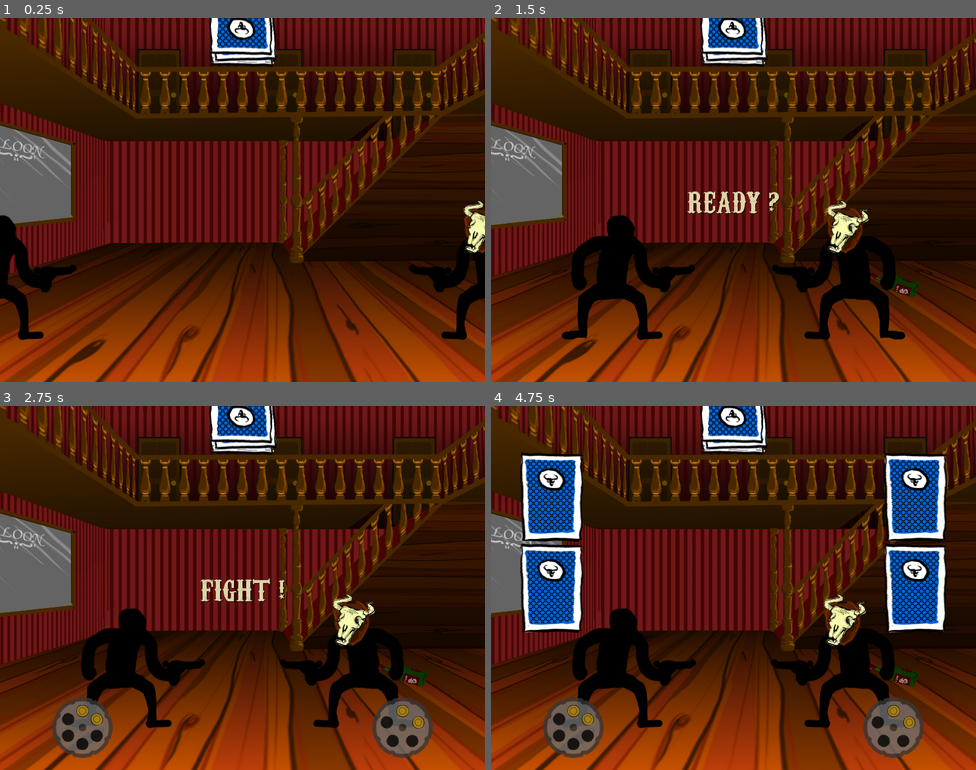
Above: before the commit, frames 1-4 (two rows, left to right).
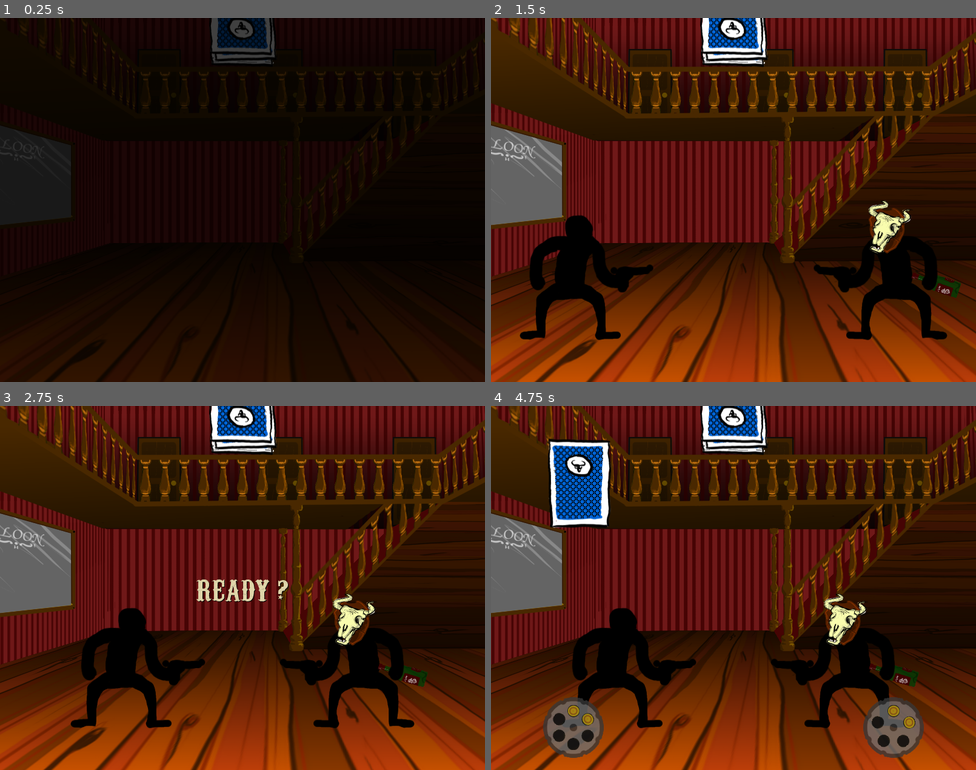
Above: after the commit, the same moments.

Repository: Eptwalabha/ld44
Game: Godot game, scene res://scenes/duel/Duel.tscn
Same seed, same stepped clock (60 frames per second), same inputs: the game is played once before the commit and once after it.
Inputs (mouse positions are in pixels of both pictures, inside the frame that each line leads up to):
- Up to frame 1 (0.25 s): no input
- Up to frame 2 (1.5 s): tap Enter (ui_accept) at 0.5, 0.77 s; move the mouse to (840, 181) at 0.52 s; click (840, 181) at 0.67 s; move the mouse to (636, 218) at 1.27 s; click (636, 218) at 1.42 s
- Up to frame 3 (2.75 s): tap Enter (ui_accept) at 1.52 s; move the mouse to (291, 507) at 2.02 s; click (291, 507) at 2.17 s
- Up to frame 4 (4.75 s): move the mouse to (709, 660) at 2.77 s; click (709, 660) at 2.92 s; tap Enter (ui_accept) at 3.02, 3.77, 4.52 s; move the mouse to (879, 642) at 3.52 s; click (879, 642) at 3.67 s; move the mouse to (549, 497) at 4.27 s; click (549, 497) at 4.42 s

The runs differ from the first frame. In frame 1, 92% of the frame differs, in the area x 0-100%, y 0-100%; in frame 2, 10%; in frame 3, 4.2%; in frame 4, 14%.

Commit message:
add game over

Diff:
--- /dev/null
+++ b/ScreenTransition.gd
@@ -0,0 +1,22 @@
+extends ColorRect
+class_name ScreenTransition
+
+signal faded_in
+signal faded_out
+
+onready var animation_player : AnimationPlayer = $AnimationPlayer as AnimationPlayer
+
+func fade_in() -> void:
+	show()
+	animation_player.play("fade_in")
+
+func fade_out() -> void:
+	show()
+	animation_player.play("fade_out")
+
+
+func _on_AnimationPlayer_animation_finished(anim_name: String) -> void:
+	if anim_name == "fade_in":
+		emit_signal("faded_in")
+	else:
+		emit_signal("faded_out")
--- /dev/null
+++ b/ScreenTransition.tscn
@@ -0,0 +1,70 @@
+[gd_scene load_steps=4 format=2]
+
+[ext_resource path="res://ScreenTransition.gd" type="Script" id=1]
+
+[sub_resource type="Animation" id=1]
+resource_name = "fade_in"
+tracks/0/type = "value"
+tracks/0/path = NodePath(".:color")
+tracks/0/interp = 1
+tracks/0/loop_wrap = true
+tracks/0/imported = false
+tracks/0/enabled = true
+tracks/0/keys = {
+"times": PoolRealArray( 0, 1 ),
+"transitions": PoolRealArray( 1, 1 ),
+"update": 0,
+"values": [ Color( 0, 0, 0, 1 ), Color( 0, 0, 0, 0 ) ]
+}
+tracks/1/type = "value"
+tracks/1/path = NodePath(".:visible")
+tracks/1/interp = 1
+tracks/1/loop_wrap = true
+tracks/1/imported = false
+tracks/1/enabled = true
+tracks/1/keys = {
+"times": PoolRealArray( 0, 1 ),
+"transitions": PoolRealArray( 1, 1 ),
+"update": 1,
+"values": [ true, false ]
+}
+
+[sub_resource type="Animation" id=2]
+resource_name = "fade_out"
+tracks/0/type = "value"
+tracks/0/path = NodePath(".:visible")
+tracks/0/interp = 1
+tracks/0/loop_wrap = true
+tracks/0/imported = false
+tracks/0/enabled = true
+tracks/0/keys = {
+"times": PoolRealArray( 0 ),
+"transitions": PoolRealArray( 1 ),
+"update": 1,
+"values": [ true ]
+}
+tracks/1/type = "value"
+tracks/1/path = NodePath(".:color")
+tracks/1/interp = 1
+tracks/1/loop_wrap = true
+tracks/1/imported = false
+tracks/1/enabled = true
+tracks/1/keys = {
+"times": PoolRealArray( 0, 1 ),
+"transitions": PoolRealArray( 1, 1 ),
+"update": 0,
+"values": [ Color( 0, 0, 0, 0 ), Color( 0, 0, 0, 1 ) ]
+}
+
+[node name="ScreenTransition" type="ColorRect"]
+visible = false
+anchor_right = 1.0
+anchor_bottom = 1.0
+color = Color( 0, 0, 0, 1 )
+script = ExtResource( 1 )
+
+[node name="AnimationPlayer" type="AnimationPlayer" parent="."]
+anims/fade_in = SubResource( 1 )
+anims/fade_out = SubResource( 2 )
+
+[connection signal="animation_finished" from="AnimationPlayer" to="." method="_on_AnimationPlayer_animation_finished"]
--- a/project.godot
+++ b/project.godot
@@ -49,6 +49,11 @@
 "language": "GDScript",
 "path": "res://scenes/shoot/GunReticle.gd"
 }, {
+"base": "ColorRect",
+"class": "ScreenTransition",
+"language": "GDScript",
+"path": "res://ScreenTransition.gd"
+}, {
 "base": "Control",
 "class": "ShooterUI",
 "language": "GDScript",
@@ -78,6 +83,7 @@
 "Duelist": "",
 "GunCylinder": "",
 "GunReticle": "",
+"ScreenTransition": "",
 "ShooterUI": "",
 "ShootingTarget": "",
 "duel": "",
--- /dev/null
+++ b/scenes/GameOver.gd
@@ -0,0 +1,48 @@
+extends Node
+
+onready var screen_transition: ScreenTransition = $ScreenTransition as ScreenTransition
+onready var label: Label = $Control/VBoxContainer/MarginContainer2/Label as Label
+onready var sprite: Sprite = $Node2D/Sprite as Sprite
+
+var screens : Array = [
+	{
+		"texture" : "res://assets/img/npc-player.png",
+		"text" : "Say Sheriff... can I have his boots?"
+	},
+	{
+		"texture" : "res://assets/img/npc-player.png",
+		"text" : "Better luck next time... wait...\nNo! Ha Ha Ha!"
+	},
+	{
+		"texture" : "res://assets/img/bartender.png",
+		"text" : "Oh well... one more unpaid slate!"
+	},
+	{
+		"texture" : "res://assets/img/bartender.png",
+		"text" : "Hey! Stop bleeding on my piano!"
+	},
+	{
+		"texture" : "res://assets/img/sheriff.png",
+		"text" : "I guess now you know how we deal with you scums!"
+	},
+	{
+		"texture" : "res://assets/img/sheriff.png",
+		"text" : "Did you realy think I was gonna let you riot my town?"
+	}
+]
+
+func _ready() -> void:
+	random_game_over()
+	screen_transition.fade_in()
+
+func _on_ColorRect_faded_out() -> void:
+	print("load main menu")
+
+func random_game_over(i = -1) -> void:
+	randomize()
+	if i == -1:
+		i = randi() % screens.size()
+	var elem = screens[i]
+	print(elem.texture)
+	sprite.texture = load(elem.texture) as Texture
+	label.text = elem.text
--- /dev/null
+++ b/scenes/GameOver.tscn
@@ -0,0 +1,75 @@
+[gd_scene load_steps=5 format=2]
+
+[ext_resource path="res://scenes/GameOver.gd" type="Script" id=1]
+[ext_resource path="res://assets/img/npc-player.png" type="Texture" id=2]
+[ext_resource path="res://assets/font/title_font.tres" type="DynamicFont" id=3]
+[ext_resource path="res://ScreenTransition.tscn" type="PackedScene" id=4]
+
+[node name="GameOver" type="Node"]
+script = ExtResource( 1 )
+
+[node name="ColorRect2" type="ColorRect" parent="."]
+anchor_right = 1.0
+anchor_bottom = 1.0
+color = Color( 0, 0, 0, 1 )
+
+[node name="Node2D" type="Node2D" parent="."]
+
+[node name="Sprite" type="Sprite" parent="Node2D"]
+position = Vector2( 400, 275 )
+texture = ExtResource( 2 )
+
+[node name="Control" type="Control" parent="."]
+anchor_right = 1.0
+anchor_bottom = 1.0
+
+[node name="VBoxContainer" type="VBoxContainer" parent="Control"]
+anchor_right = 1.0
+anchor_bottom = 1.0
+
+[node name="MarginContainer" type="MarginContainer" parent="Control/VBoxContainer"]
+margin_right = 800.0
+margin_bottom = 76.0
+custom_constants/margin_top = 20
+custom_constants/margin_bottom = 20
+
+[node name="Label" type="Label" parent="Control/VBoxContainer/MarginContainer"]
+margin_top = 20.0
+margin_right = 800.0
+margin_bottom = 56.0
+custom_fonts/font = ExtResource( 3 )
+text = "GAME OVER"
+align = 1
+
+[node name="MarginContainer3" type="MarginContainer" parent="Control/VBoxContainer"]
+margin_top = 80.0
+margin_right = 800.0
+margin_bottom = 510.0
+size_flags_horizontal = 3
+size_flags_vertical = 3
+custom_constants/margin_top = 20
+custom_constants/margin_bottom = 20
+
+[node name="MarginContainer2" type="MarginContainer" parent="Control/VBoxContainer"]
+margin_top = 514.0
+margin_right = 800.0
+margin_bottom = 600.0
+custom_constants/margin_top = 20
+custom_constants/margin_bottom = 30
+
+[node name="Label" type="Label" parent="Control/VBoxContainer/MarginContainer2"]
+margin_top = 20.0
+margin_right = 800.0
+margin_bottom = 56.0
+custom_fonts/font = ExtResource( 3 )
+text = "Say sheriff, can I have his boots ?"
+align = 1
+
+[node name="Timer" type="Timer" parent="."]
+
+[node name="Tween" type="Tween" parent="."]
+
+[node name="ScreenTransition" parent="." instance=ExtResource( 4 )]
+visible = false
+
+[connection signal="faded_out" from="ScreenTransition" to="." method="_on_ColorRect_faded_out"]
--- a/scenes/duel/Card.gd
+++ b/scenes/duel/Card.gd
@@ -44,10 +44,10 @@
 
 func shuffle() -> void:
 	var all = [
-		CardType.SHOOT, CardType.SHOOT, CardType.SHOOT, CardType.SHOOT,
-		CardType.EVADE,
-		CardType.RELOAD, CardType.RELOAD,
-		CardType.HEAL
+		CardType.SHOOT, CardType.SHOOT, CardType.SHOOT,
+		CardType.EVADE, CardType.EVADE,
+		CardType.RELOAD, CardType.RELOAD, CardType.RELOAD,
+		CardType.HEAL, CardType.HEAL
 	]
 	set_type(all[randi() % all.size()])
 
--- a/scenes/duel/Card.tscn
+++ b/scenes/duel/Card.tscn
@@ -59,8 +59,7 @@
 "values": [ Vector2( 1, 1 ), Vector2( 1e-05, 1 ), Vector2( 1, 1 ) ]
 }
 
-[sub_resource type="Animation" id=2]
-resource_name = "show_card"
+[sub_resource type="Animation" id=3]
 length = 0.4
 tracks/0/type = "value"
 tracks/0/path = NodePath("CardBackground:region_rect")
@@ -130,8 +129,8 @@
 shape = SubResource( 1 )
 
 [node name="AnimationPlayer" type="AnimationPlayer" parent="."]
-anims/hide_card = SubResource( 3 )
-anims/show_card = SubResource( 2 )
+anims/hide_card = SubResource( 2 )
+anims/show_card = SubResource( 3 )
 
 [node name="Tween" type="Tween" parent="."]
 
--- a/scenes/duel/Duel.gd
+++ b/scenes/duel/Duel.gd
@@ -7,6 +7,7 @@
 onready var ui: Control = $Control as Control
 onready var label: Label = $Control/CenterContainer/Label as Label
 onready var timer: Timer = $Timer as Timer
+onready var screen_transition := $ScreenTransition as ScreenTransition
 
 var opponent: Duelist
 var tutorial: Dialog
@@ -18,6 +19,9 @@
 export(PackedScene) var TutorialScene = null
 
 func _ready() -> void:
+	screen_transition.fade_in()
+
+func _prepare_game() -> void:
 	spawn_opponent()
 	reset_game()
 	_connect_signal()
@@ -101,10 +105,12 @@
 	next_stage()
 
 func next_stage() -> void:
+	screen_transition.fade_out()
+	yield(screen_transition, "faded_out")
 	if player_victory:
-		print("load next stage")
+		get_tree().change_scene("res://scenes/GameOver.tscn")
 	else:
-		print("load game over")
+		get_tree().change_scene("res://scenes/GameOver.tscn")
 
 func _connect_signal() -> void:
 	player.connect("end_card_animation", self, "_on_duelist_end_card_animation")
@@ -140,3 +146,6 @@
 	duelist_end_animation += 1
 	if playing and duelist_end_animation == 2:
 		card_game.distribute_river()
+
+func _on_ScreenTransition_faded_in() -> void:
+	_prepare_game()
--- a/scenes/duel/Duel.tscn
+++ b/scenes/duel/Duel.tscn
@@ -6,6 +6,7 @@
 [ext_resource path="res://scenes/duel/duelists/DuelistHero.tscn" type="PackedScene" id=4]
 [ext_resource path="res://scenes/duel/CardBoard.tscn" type="PackedScene" id=5]
 [ext_resource path="res://assets/font/big_font.tres" type="DynamicFont" id=6]
+[ext_resource path="res://ScreenTransition.tscn" type="PackedScene" id=7]
 
 [node name="Duel" type="Node"]
 script = ExtResource( 1 )
@@ -54,3 +55,7 @@
 
 [node name="Timer" type="Timer" parent="."]
 wait_time = 1.5
+
+[node name="ScreenTransition" parent="." instance=ExtResource( 7 )]
+
+[connection signal="faded_in" from="ScreenTransition" to="." method="_on_ScreenTransition_faded_in"]
--- a/scenes/duel/Duelist.tscn
+++ b/scenes/duel/Duelist.tscn
@@ -5,11 +5,10 @@
 [ext_resource path="res://assets/img/test-body.png" type="Texture" id=3]
 [ext_resource path="res://scenes/duel/GunCylinder.tscn" type="PackedScene" id=4]
 
-[sub_resource type="Animation" id=2]
+[sub_resource type="Animation" id=1]
 resource_name = "action_crouch"
 
-[sub_resource type="Animation" id=1]
-resource_name = "action_heal"
+[sub_resource type="Animation" id=2]
 
 [sub_resource type="Animation" id=3]
 resource_name = "action_jump"
@@ -20,24 +19,22 @@
 [sub_resource type="Animation" id=5]
 resource_name = "action_shoot"
 
-[sub_resource type="Animation" id=10]
+[sub_resource type="Animation" id=6]
 resource_name = "action_shoot_empty"
 
-[sub_resource type="Animation" id=9]
+[sub_resource type="Animation" id=7]
 resource_name = "action_swing"
 
-[sub_resource type="Animation" id=11]
+[sub_resource type="Animation" id=8]
 resource_name = "cheer"
 
-[sub_resource type="Animation" id=6]
-resource_name = "die"
+[sub_resource type="Animation" id=9]
 loop = true
 
-[sub_resource type="Animation" id=8]
-resource_name = "hurt"
+[sub_resource type="Animation" id=10]
 loop = true
 
-[sub_resource type="Animation" id=7]
+[sub_resource type="Animation" id=11]
 loop = true
 tracks/0/type = "value"
 tracks/0/path = NodePath("Position2D/Legs/Body:position")
@@ -133,17 +130,17 @@
 
 [node name="AnimationPlayer" type="AnimationPlayer" parent="."]
 autoplay = "cheer"
-anims/action_crouch = SubResource( 2 )
-anims/action_heal = SubResource( 1 )
+anims/action_crouch = SubResource( 1 )
+anims/action_heal = SubResource( 2 )
 anims/action_jump = SubResource( 3 )
 anims/action_reload = SubResource( 4 )
 anims/action_shoot = SubResource( 5 )
-anims/action_shoot_empty = SubResource( 10 )
-anims/action_swing = SubResource( 9 )
-anims/cheer = SubResource( 11 )
-anims/die = SubResource( 6 )
-anims/hurt = SubResource( 8 )
-anims/idle = SubResource( 7 )
+anims/action_shoot_empty = SubResource( 6 )
+anims/action_swing = SubResource( 7 )
+anims/cheer = SubResource( 8 )
+anims/die = SubResource( 9 )
+anims/hurt = SubResource( 10 )
+anims/idle = SubResource( 11 )
 
 [node name="Tween" type="Tween" parent="."]
 
--- a/scenes/duel/dialogs/TutorialDuel.tscn
+++ b/scenes/duel/dialogs/TutorialDuel.tscn
@@ -2,7 +2,7 @@
 
 [ext_resource path="res://scenes/dialog/Dialog.tscn" type="PackedScene" id=1]
 [ext_resource path="res://scenes/dialog/DialogLine.tscn" type="PackedScene" id=2]
-[ext_resource path="res://assets/img/sherif.png" type="Texture" id=3]
+[ext_resource path="res://assets/img/sheriff.png" type="Texture" id=3]
 [ext_resource path="res://assets/img/bartender.png" type="Texture" id=4]
 
 [node name="TutorialDuel" instance=ExtResource( 1 )]
--- a/scenes/duel/duelists/DuelistSherrif1.tscn
+++ b/scenes/duel/duelists/DuelistSherrif1.tscn
@@ -4,7 +4,7 @@
 [ext_resource path="res://assets/img/skull.png" type="Texture" id=2]
 [ext_resource path="res://assets/img/bottle-wine.png" type="Texture" id=3]
 
-[node name="DuelistSherrif1" index="0" instance=ExtResource( 1 )]
+[node name="DuelistSherrif1" instance=ExtResource( 1 )]
 life = 1
 
 [node name="Sprite" type="Sprite" parent="Position2D/Legs/Body" index="0"]
Renamed: assets/img/sherif.png -> assets/img/sheriff.png
Not shown, changed: assets/img/sheriff.png.import
Not shown: 1 places in scenes/duel/Card.tscn that only renumber resources
Not shown: 1 places in scenes/duel/Duel.tscn that only renumber resources
